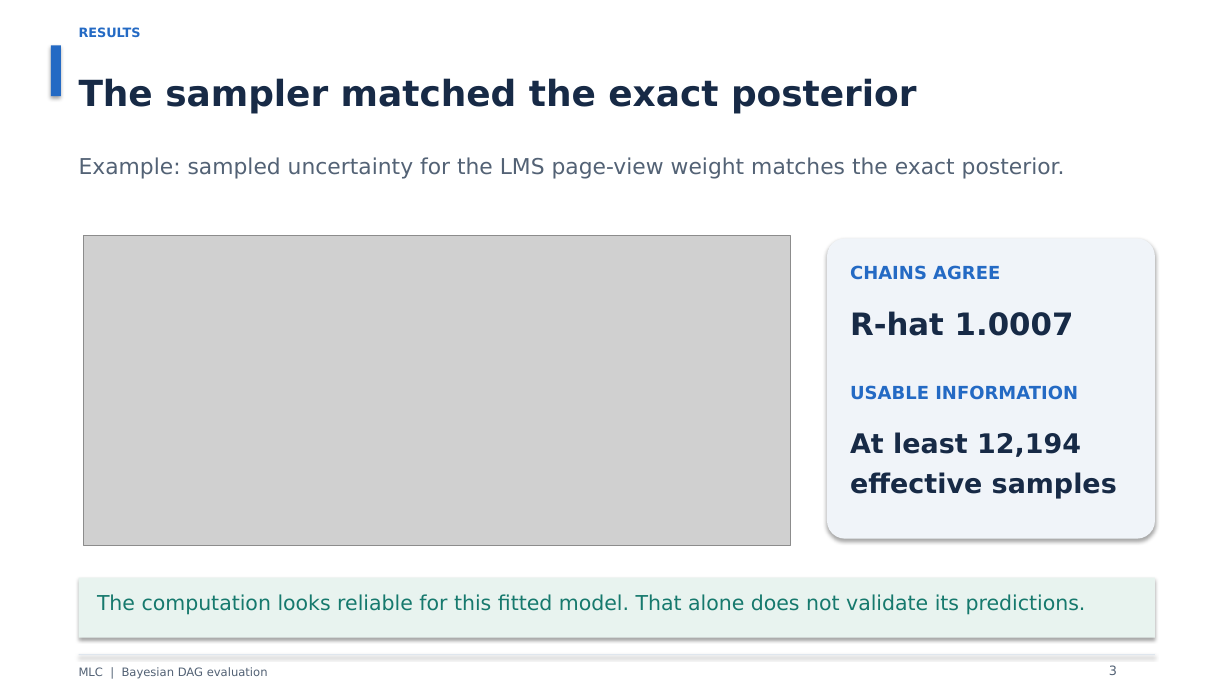
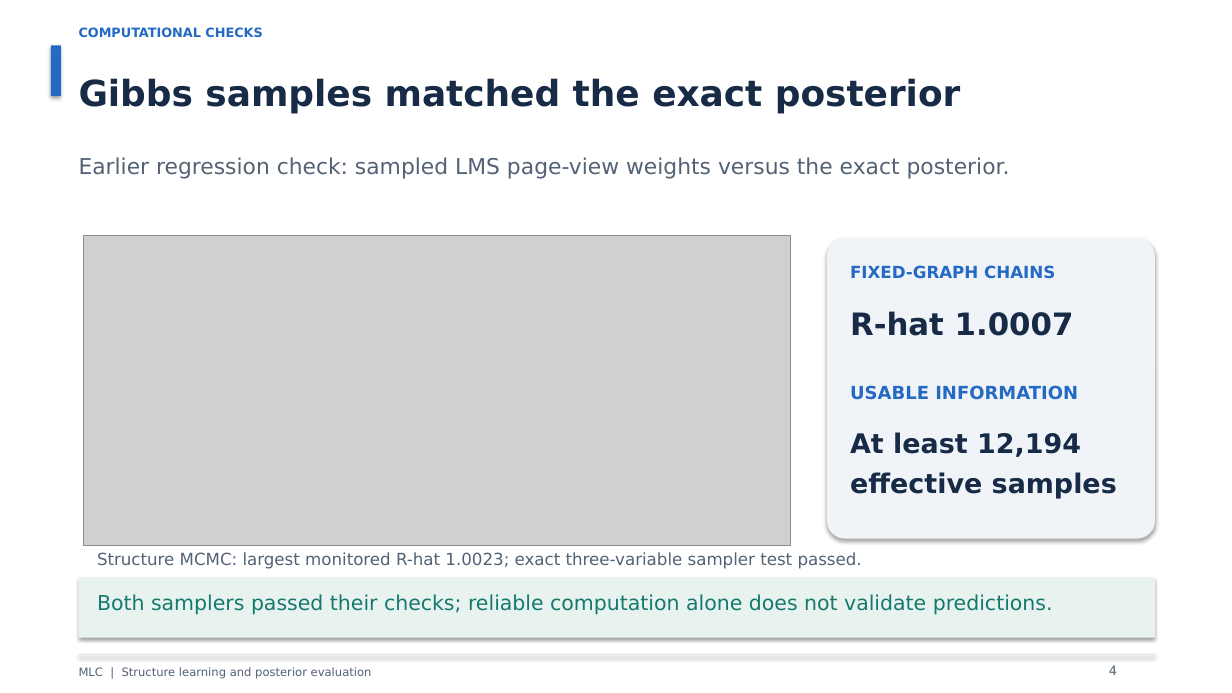
Before and after one commit to ayaan-27/UCI_Capstone_Project, a slide deck: slide 4 of deliverables/MLC_MCMC_and_Posterior_Sampling.pptx (slide 3 before the commit). Drawn at 1232x693 pixels with LibreOffice and Linux fonts; fonts in the diff are those of the drawing; grey boxes stand for pictures. Boxes give left, top, right and bottom in pixels: in the first picture for what was removed or moved away, otherwise in the second. Text is boxed around its words. In the diff, an @@ line names an element or a change of style, - is before the commit and + after.

Commit message:
Update six-slide MCMC deck with actual graph findings and clear visual walkthroughs

```diff
--- a/deliverables/MLC_MCMC_and_Posterior_Sampling.pptx
+++ b/deliverables/MLC_MCMC_and_Posterior_Sampling.pptx
@@ text at (79,27,262,37): text changed @@
-RESULTS
+COMPUTATIONAL CHECKS
@@ text at (79,78,960,114): text changed @@
-The sampler matched the exact posterior
+Gibbs samples matched the exact posterior
@@ text at (79,157,1010,179): text changed @@
-Example: sampled uncertainty for the LMS page-view weight matches the exact posterior.
+Earlier regression check: sampled LMS page-view weights versus the exact posterior.
@@ text at (850,265,1055,279): text changed; size 14 to 13 pt @@
-CHAINS AGREE
+FIXED-GRAPH CHAINS
@@ text added at (97,552,862,569), 13 pt, text #536275 @@
+Structure MCMC: largest monitored R-hat 1.0023; exact three-variable sampler test passed.
@@ text at (97,594,1053,615): text changed @@
-The computation looks reliable for this fitted model. That alone does not validate its predictions.
+Both samplers passed their checks; reliable computation alone does not validate predictions.
@@ text at (79,667,372,679): text changed @@
-MLC | Bayesian DAG evaluation
+MLC | Structure learning and posterior evaluation
@@ text at (1109,665,1117,675): text changed @@
-3
+4
```
Also in this commit, not shown: 4 other slides changed, 1 slide added, 1 slide removed, 4 other files.
